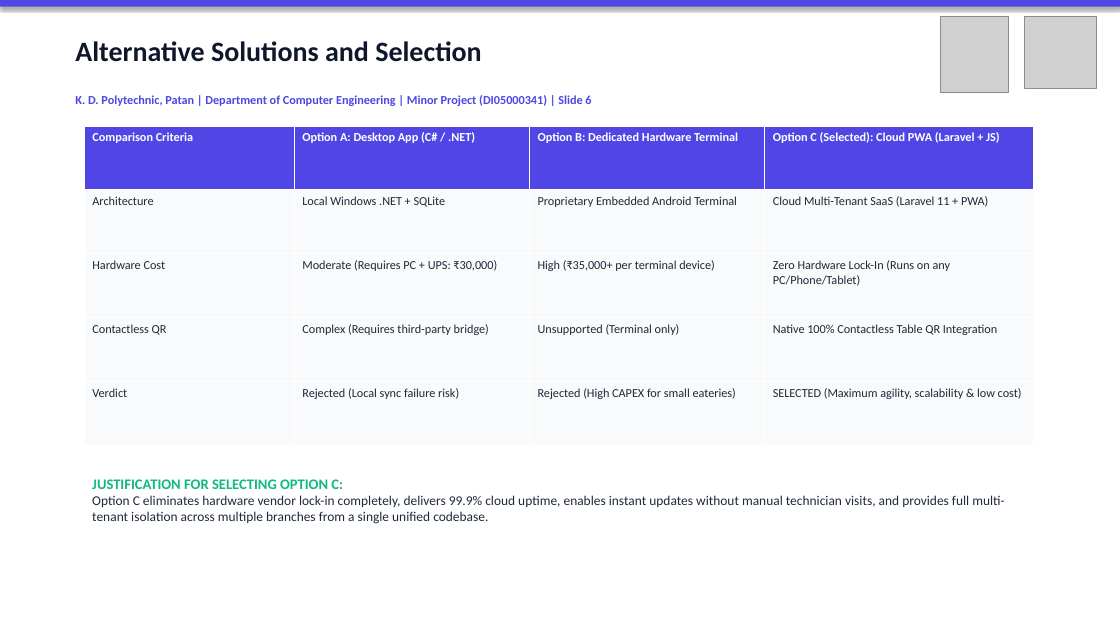
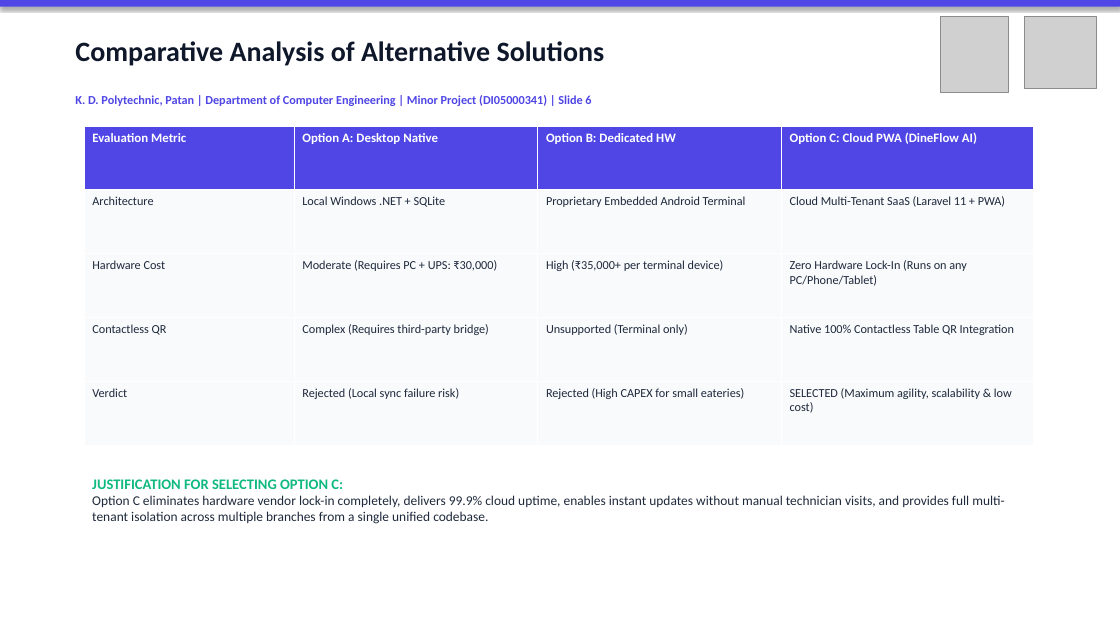
Before and after one commit to Shubh-Patel-07/DineFlow-AI, a slide deck: slide 6 of docs/DineFlow_AI_GTU_Minor_Project_Presentation.pptx. Drawn at 1120x630 pixels with LibreOffice and Linux fonts; fonts in the diff are those of the drawing; grey boxes stand for pictures. Boxes give left, top, right and bottom in pixels: in the first picture for what was removed or moved away, otherwise in the second. Text is boxed around its words. In the diff, an @@ line names an element or a change of style, - is before the commit and + after.

```diff
--- a/docs/DineFlow_AI_GTU_Minor_Project_Presentation.pptx
+++ b/docs/DineFlow_AI_GTU_Minor_Project_Presentation.pptx
@@ text at (75,41,605,66): text changed @@
-Alternative Solutions and Selection
+Comparative Analysis of Alternative Solutions
@@ table at (84,126,1033,445) @@
-row 1: Comparison Criteria | Option A: Desktop App (C# / .NET) | Option B: Dedicated Hardware Terminal | Option C (Selected): Cloud PWA (Laravel + JS)
+row 1: Evaluation Metric | Option A: Desktop Native | Option B: Dedicated HW | Option C: Cloud PWA (DineFlow AI)
```
Also in this commit, not shown: 9 other slides changed, 1 slide added, 1 slide removed, 1 other file.
